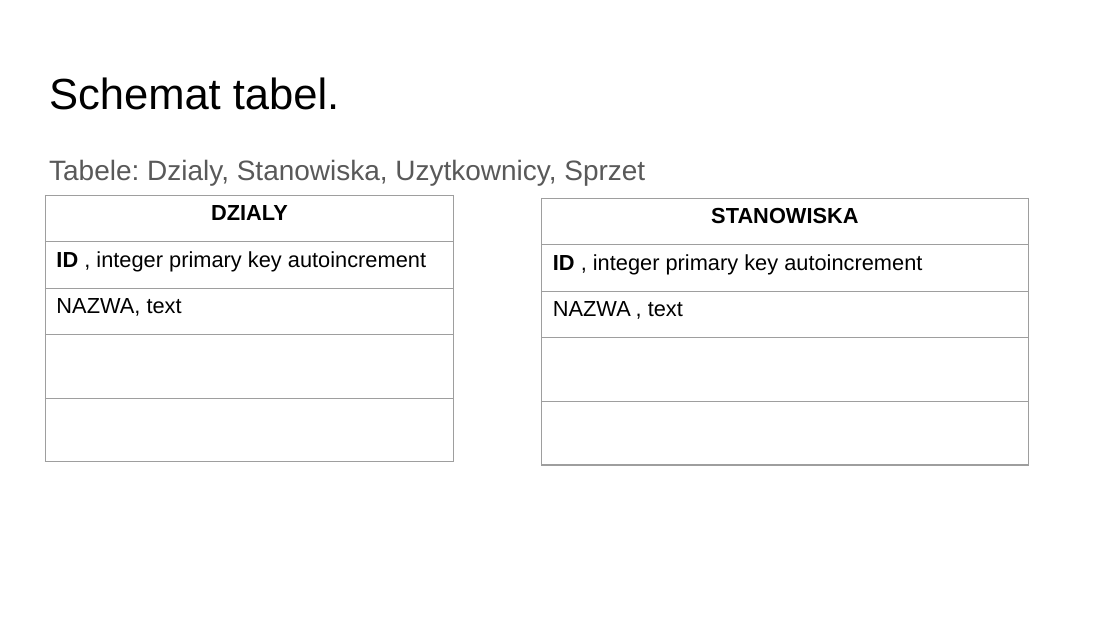
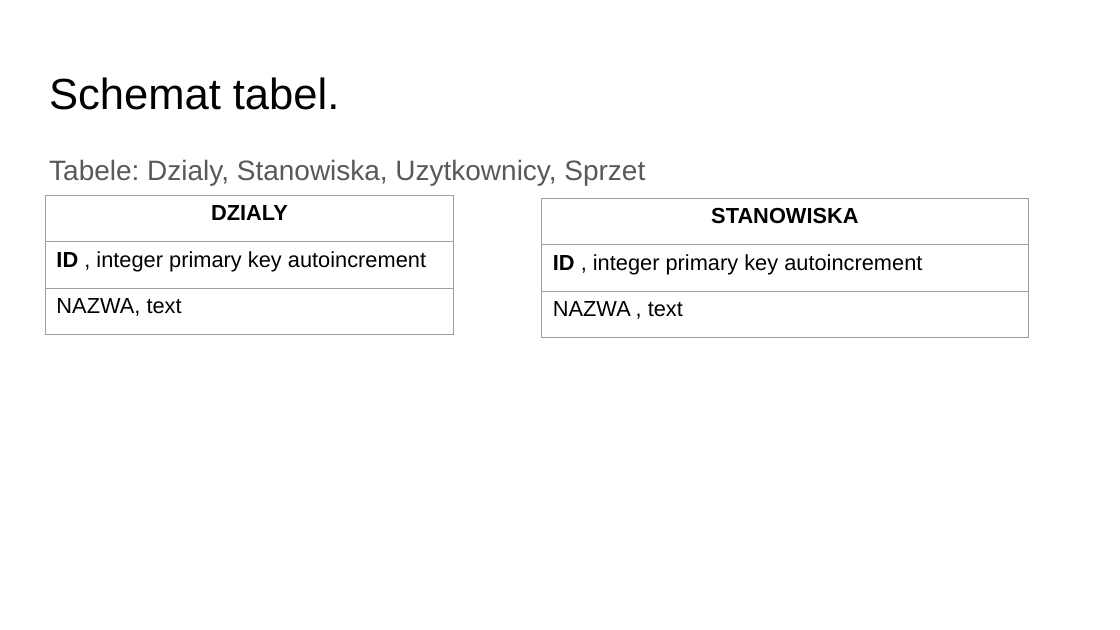
Before and after one commit to PrzemekN/wyposazenie, a slide deck: slide 3 of Projekt bazy danych Wyposazenie.pptx. Drawn at 1120x630 pixels with LibreOffice and Linux fonts; fonts in the diff are those of the drawing. Boxes give left, top, right and bottom in pixels: in the first picture for what was removed or moved away, otherwise in the second. Text is boxed around its words. In the diff, an @@ line names an element or a change of style, - is before the commit and + after.

```diff
--- a/Projekt bazy danych Wyposazenie.pptx
+++ b/Projekt bazy danych Wyposazenie.pptx
@@ table at box(45, 195, 454, 461) @@
-row 4: 
-row 5: 
@@ table at box(542, 198, 1028, 465) @@
-row 4: 
-row 5: 
```
Also in this commit, not shown: 5 other slides changed, 1 other file.
